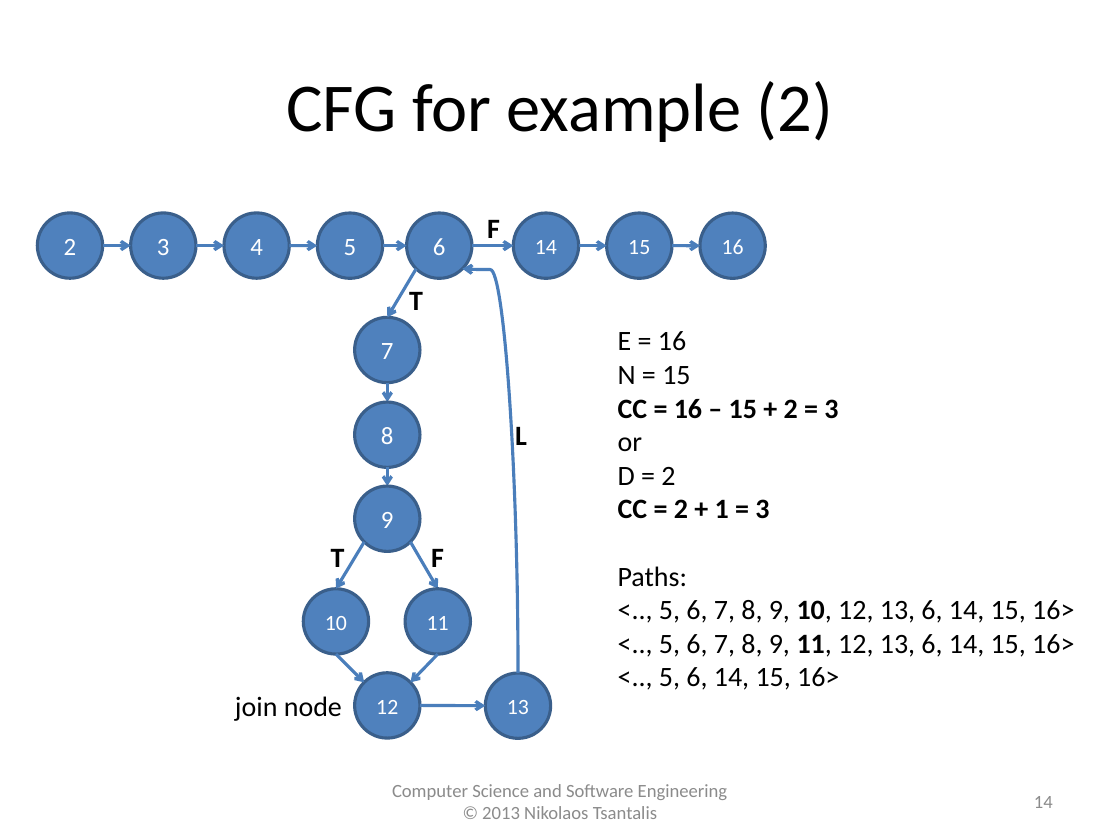
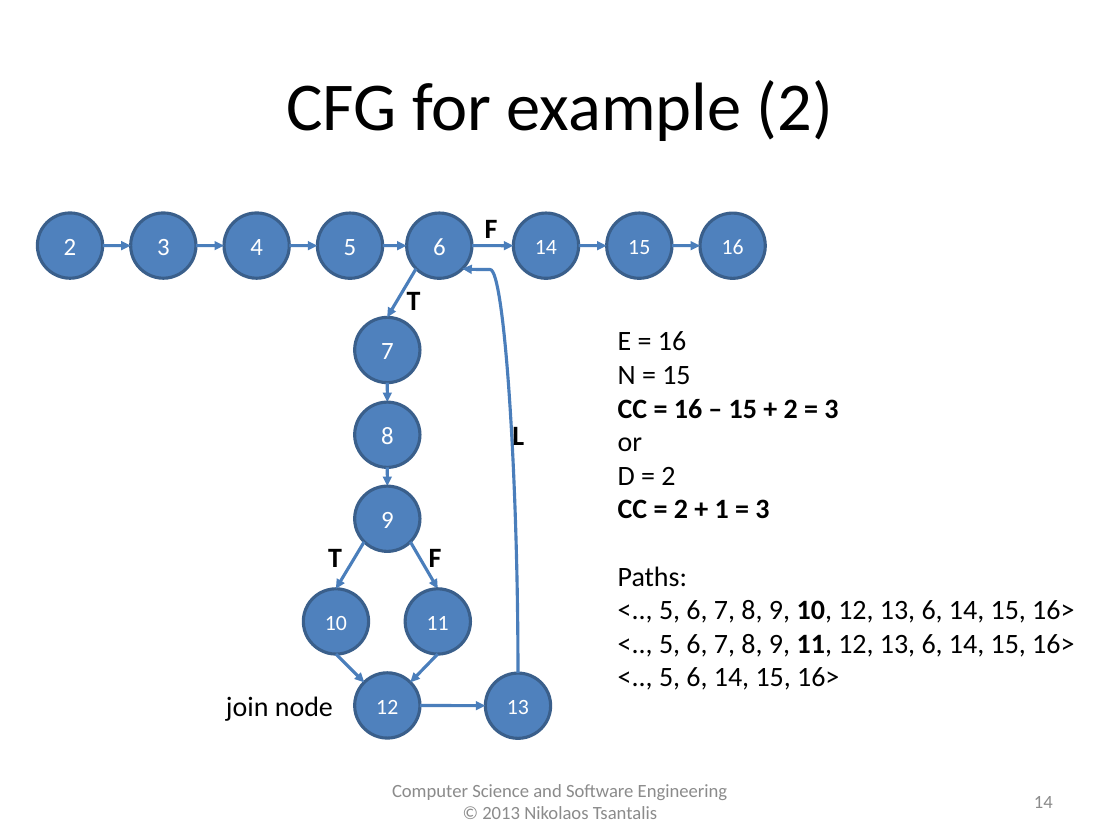
Before and after one commit to tajmilur-rahman/SOEN6611, a slide deck: slide 14 of lectures/lec2/McCabe_Complexity.pptx. Drawn at 1120x840 pixels with LibreOffice and Linux fonts; fonts in the diff are those of the drawing. Boxes give left, top, right and bottom in pixels: in the first picture for what was removed or moved away, otherwise in the second. Text is boxed around its words. In the diff, an @@ line names an element or a change of style, - is before the commit and + after.

```diff
--- a/lectures/lec2/McCabe_Complexity.pptx
+++ b/lectures/lec2/McCabe_Complexity.pptx
@@ arrow (417, 269) - (388, 317): stroke #4B7EBC 2 pt to #4A7EBB 2.01 pt; arrowheads changed @@
@@ curved arrow (517, 673) - (463, 269): stroke #4B7EBC 2 pt to #4A7EBB 2.01 pt; arrowheads changed @@
@@ text "L" rewrapped from (515, 427, 527, 445) to (512, 422, 524, 452) @@
@@ text "T" rewrapped from (331, 549, 345, 574) to (328, 549, 342, 567) @@
@@ text "F" rewrapped from (431, 549, 444, 567) to (429, 549, 442, 574) @@
@@ arrow (364, 542) - (336, 589): stroke #4B7EBC 2 pt to #4A7EBB 2.01 pt; arrowheads changed @@
@@ arrow (410, 542) - (438, 589): stroke #4B7EBC 2 pt to #4A7EBB 2.01 pt; arrowheads changed @@
@@ text "join node": place and size @@
-text "join node" at (235, 696, 342, 721)
+text "join node" at (226, 696, 333, 721)
@@ text "Computer Science and Software Engineering" at (392, 784, 728, 819): text colour #8C8C8C to #8B8B8B @@
```
Also in this commit, not shown: 14 other slides changed, 3 other files.
